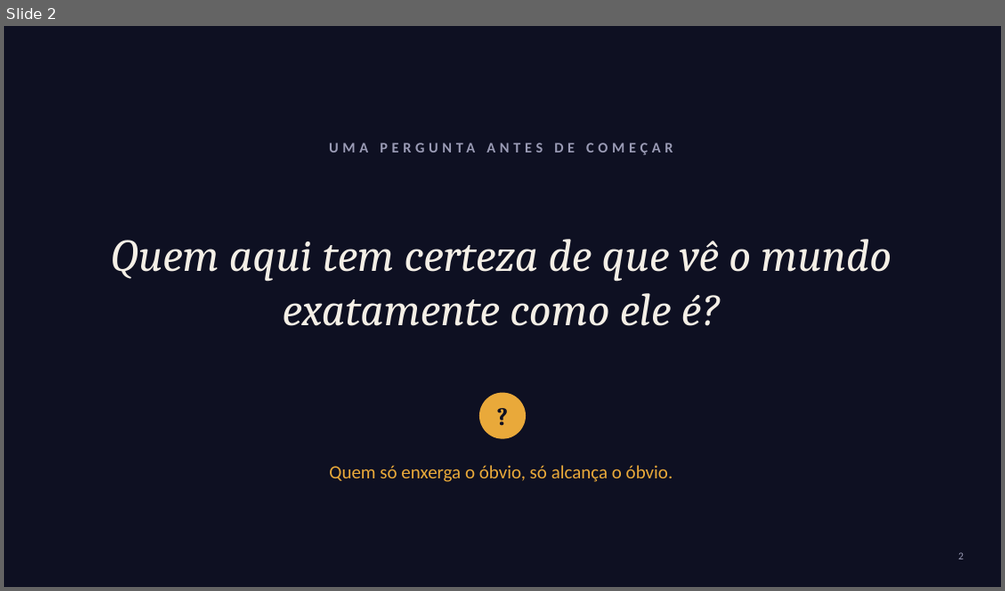
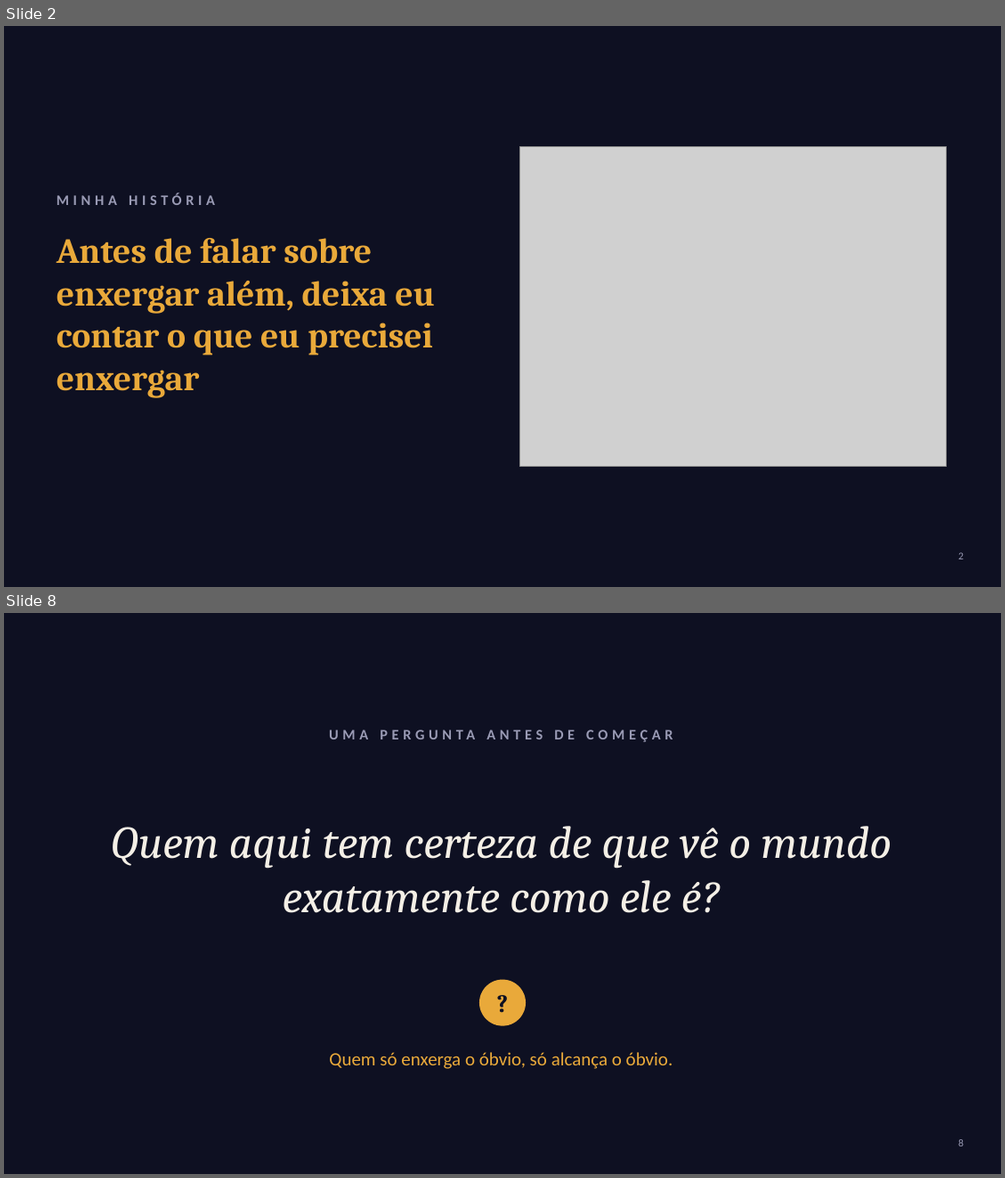
Before and after one commit to leilaonozaplivooBasil/Leil-onozaplivoo, a slide deck: apresentacoes/enxergar-alem/Enxergar_Alem_NOVO.pptx. Shown one above the other, each under a label of ours: slide 2 before the commit, slides 2 and 8 after it; the slides between them are not shown. The pictures are 1005x591 and 1005x1178 pixels, drawn with LibreOffice and Linux fonts; fonts in the diff are those of the drawing; grey boxes stand for pictures. Boxes give left, top, right and bottom in pixels: in the first picture for what was removed or moved away, otherwise in the second. Text is boxed around its words. In the diff, an @@ line names an element or a change of style, - is before the commit and + after.

```diff
--- a/apresentacoes/enxergar-alem/Enxergar_Alem_NOVO.pptx
+++ b/apresentacoes/enxergar-alem/Enxergar_Alem_NOVO.pptx
@@ slide 2 added at bbox=[4, 26, 1001, 587], background #0E1022 @@
@@ picture added at bbox=[520, 146, 947, 467] @@
@@ text added at bbox=[57, 193, 215, 205], 14 pt, text #9A9BB5, bold @@
+MINHA HISTÓRIA
@@ text added at bbox=[57, 238, 434, 398], 34 pt, text #E9A93A, bold @@
+Antes de falar sobre enxergar além, deixa eu contar o que eu precisei enxergar
@@ page number added at bbox=[958, 552, 963, 559], 10 pt, text #9A9BB5 @@
+2
@@ what was slide 2 is now slide 8 @@
@@ page number at bbox=[958, 1139, 963, 1146]: text changed @@
-2
+8
```
Also in this commit, not shown: 7 other slides added, 15 other files.
